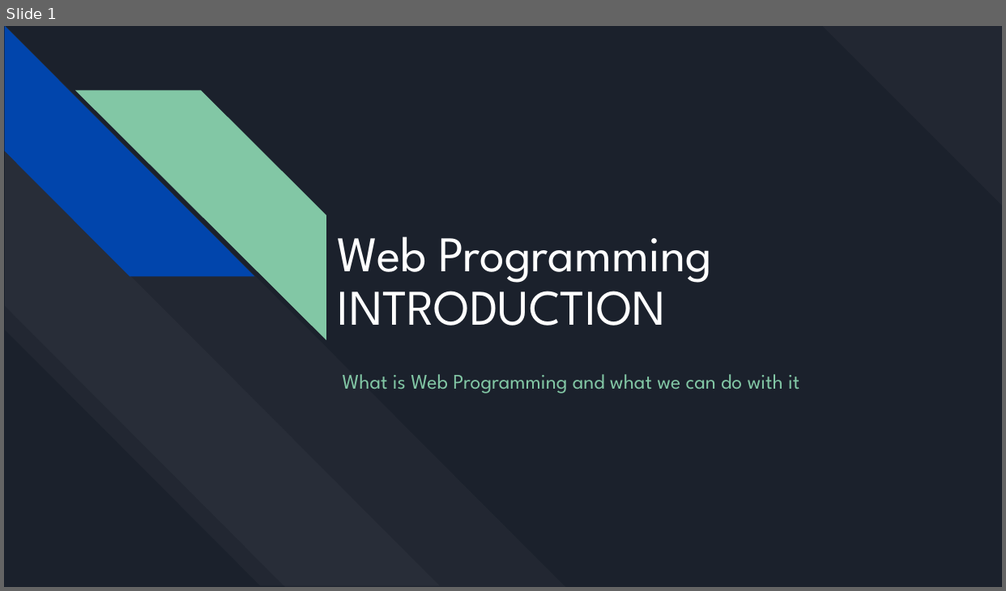
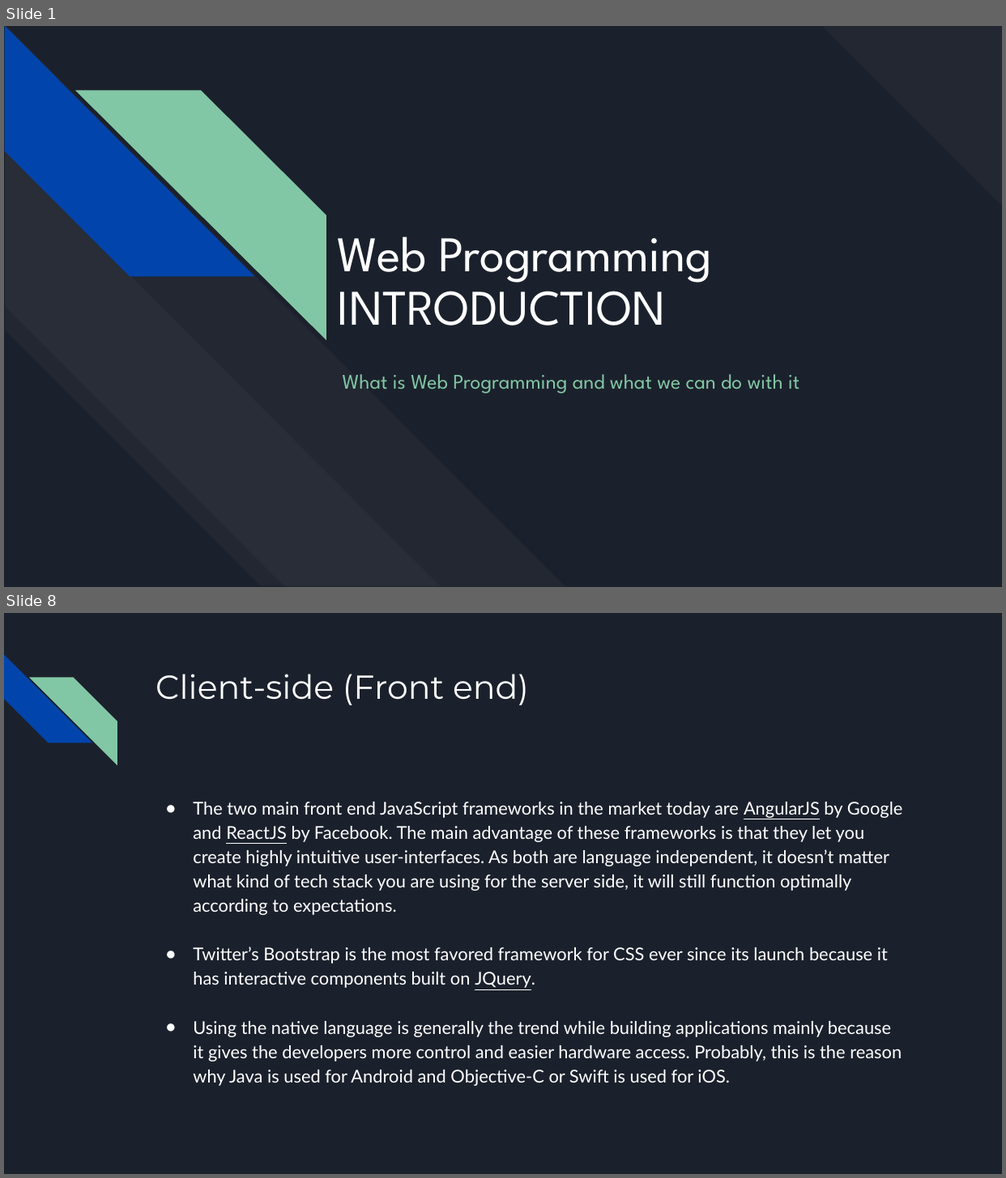
Before and after one commit to bulhard/Web-Programming, a slide deck: 00 Presentations/01 Introduction.pptx. Shown one above the other, each under a label of ours: slide 1 before the commit, slides 1 and 8 after it; the slides between them are not shown. The pictures are 1006x591 and 1006x1178 pixels, drawn with LibreOffice and Linux fonts; fonts in the diff are those of the drawing. Boxes give left, top, right and bottom in pixels: in the first picture for what was removed or moved away, otherwise in the second. Text is boxed around its words. In the diff, an @@ line names an element or a change of style, - is before the commit and + after.

```diff
--- a/00 Presentations/01 Introduction.pptx
+++ b/00 Presentations/01 Introduction.pptx
@@ slide 8 added at [4, 613, 1002, 1174], background #1B212C @@
@@ diag stripe added at [4, 655, 92, 743], fill #0145AC @@
@@ diag stripe added at [28, 677, 117, 766], fill #82C7A5 @@
@@ title added at [155, 674, 529, 705], 32 pt, text #FFFFFF @@
+Client-side (Front end)
@@ text added at [193, 802, 903, 1086], 17 pt, text #FFFFFF @@
+● The two main front end JavaScript frameworks in the market today are AngularJS by Google and ReactJS by Facebook. The main advantage of these frameworks is that they let you create highly intuitive user-interfaces. As both are language independent, it doesn’t matter what kind of tech stack you are using for the server side, it will still function optimally according to expectations.
+● Twitter’s Bootstrap is the most favored framework for CSS ever since its launch because it has interactive components built on JQuery.
+● Using the native language is generally the trend while building applications mainly because it gives the developers more control and easier hardware access. Probably, this is the reason why Java is used for Android and Objective-C or Swift is used for iOS.
```
Also in this commit, not shown: 1 slide changed, 30 other slides added.
